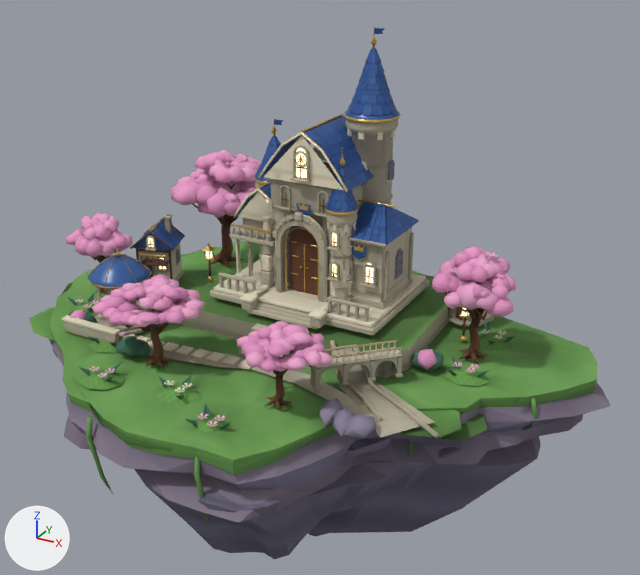
Two versions of the glTF model public/assets/models/environment/royal-island-right-final-v1.glb, one commit apart.
One viewpoint serves both versions: a camera (50 mm lens) standing at (13.74, -22.25, 12.63) and looking at (1.33, 0.32, 1.35). Arrows for +X, +Y and +Z are at lower left; the lights stay in place. The first picture is the older version. Vertices at exactly the same position are counted once.

Objects in the first picture: 'royal-island-right-final-v1'.
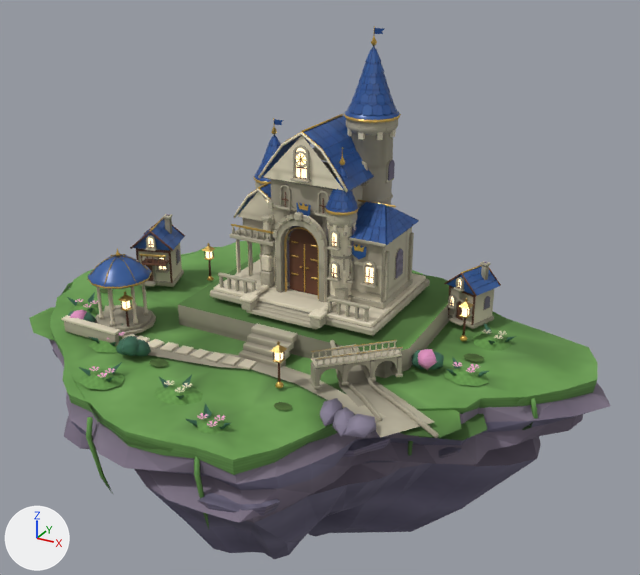
Location of each change, [x1, y1, x2, y2] in pixels of the pictures (640 x 575 px):
part 1 of me_right_broken_cliff_strata_010, deleted (pink): before [66, 150, 516, 410]
part 2 of me_right_broken_cliff_strata_010, cut back: before [150, 311, 164, 367]; after [150, 363, 161, 367]
part 3 of me_right_broken_cliff_strata_010, cut back: before [273, 374, 286, 409]; after [274, 402, 286, 409]

Diff of the bpy script that builds the scene:
```diff
--- a/public/assets/models/environment/royal-island-right-final-v1.glb.py
+++ b/public/assets/models/environment/royal-island-right-final-v1.glb.py
@@ me_right_broken_cliff_strata_010 @@
 # used by ob_royal_island_right_final_v1; location = (0.0, 0.0, 0.0)
-me_right_broken_cliff_strata_010.from_pydata(...)  # 26811 vertices, 39696 faces; spans x -8.4..10.5, y -7.9..7.6, z -7.7..9.2
+me_right_broken_cliff_strata_010.from_pydata(...)  # 20549 vertices, 29940 faces; spans x -8.4..10.5, y -7.9..7.6, z -7.7..9.2
+# me_right_broken_cliff_strata_010 part 1: 505 loose pieces with 6179 vertices, spanning x -7.6..7.6, y -5.7..5.0, z 0.0..4.4, are deleted
+# me_right_broken_cliff_strata_010 part 2
+# 30 vertices are removed from x -1.8..-1.4, y -4.5..-4.1, z 0.1..1.9
+# 58 faces are deleted
+# 1 vertex moves within x -1.6, y -4.5, z 0.1
+# 2 new faces join them, mat_meadow_and_moss
+# me_right_broken_cliff_strata_010 part 3
+# 30 vertices are removed from x 2.6..3.2, y -4.7..-4.5, z 0.1..1.7
+# 60 faces are deleted
+# 4 new faces join them, mat_meadow_and_moss
+# other edits to the shape of me_right_broken_cliff_strata_010 do not show in these pictures
 me_right_broken_cliff_strata_010.materials.append(mat_warm_lit_glass)
```
